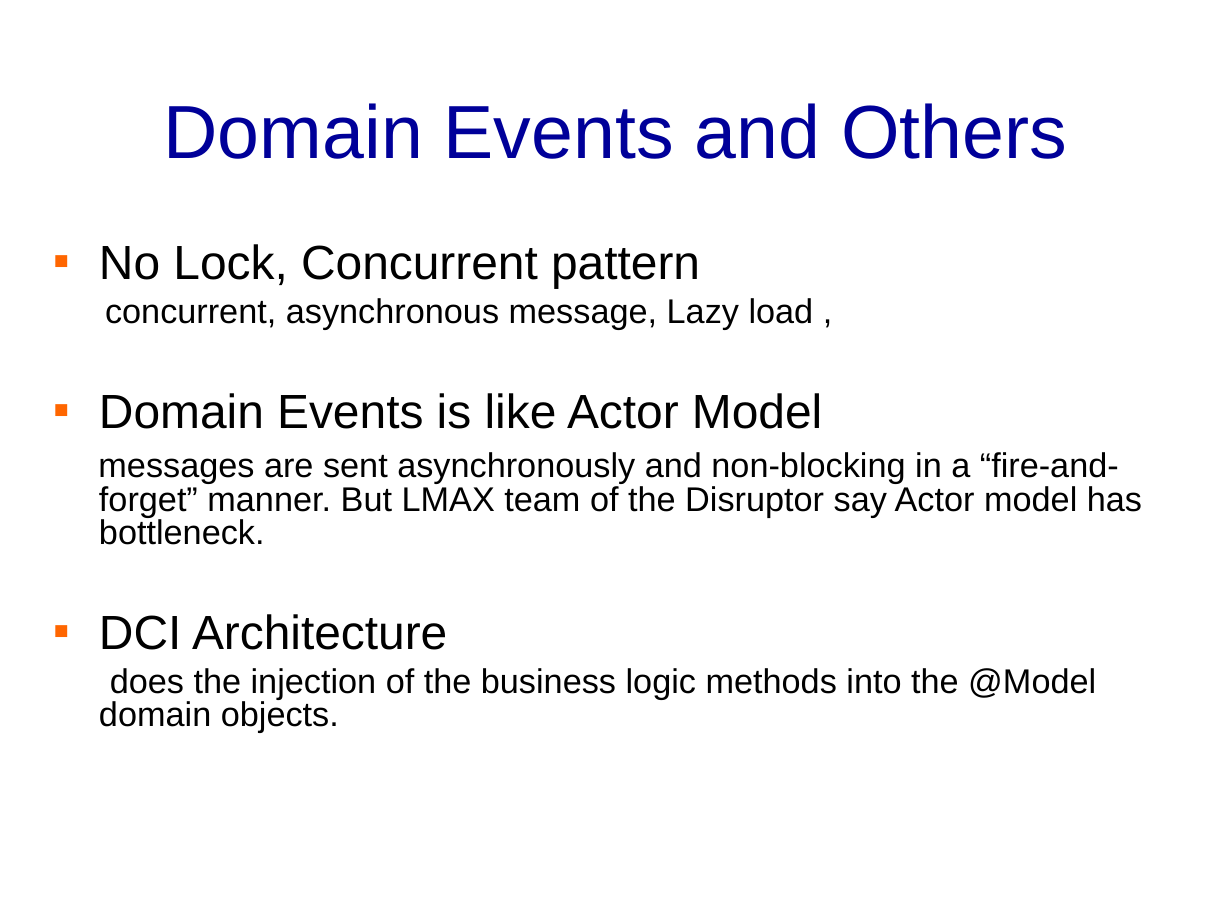
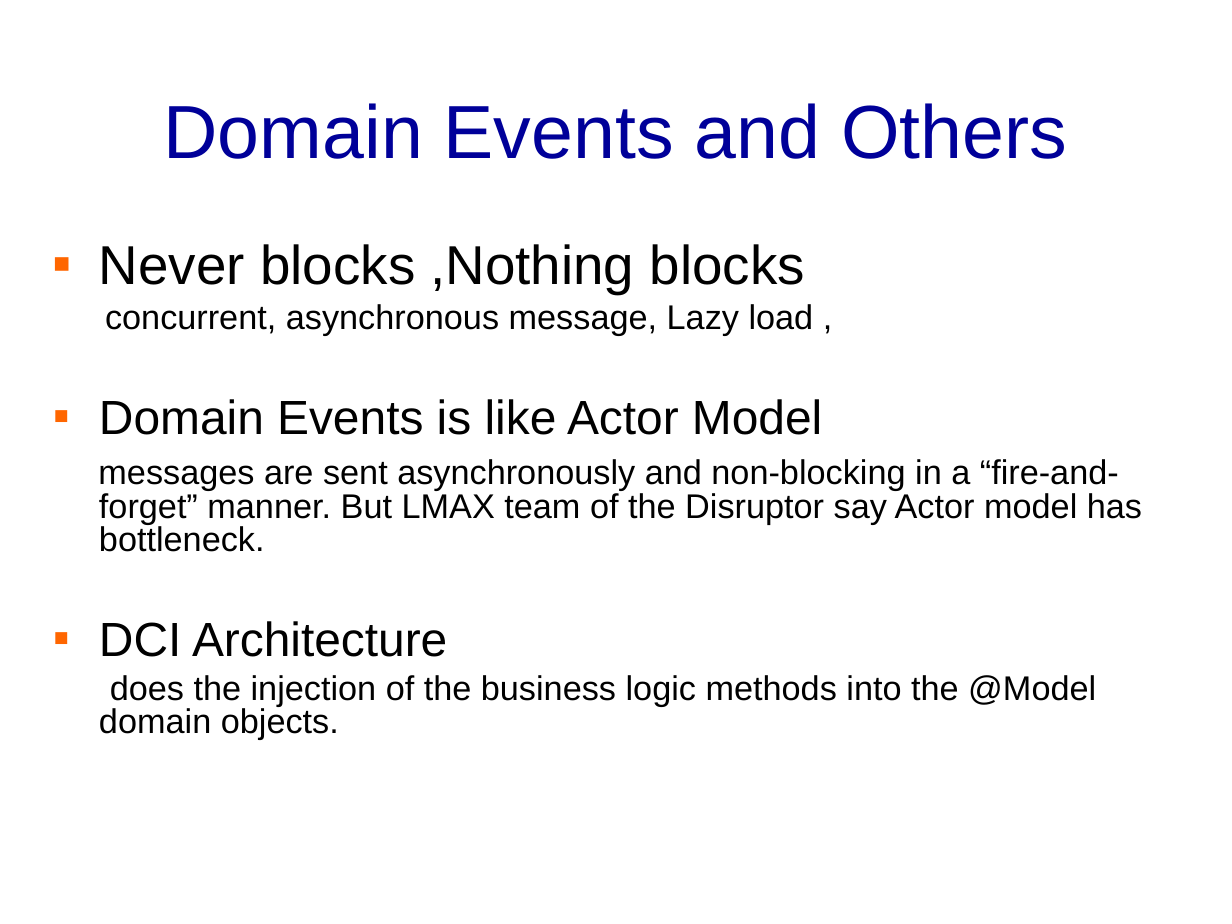
Before and after one commit to banq/jdonframework, a slide deck: slide 36 of doc/english/JdonFramework.ppt. Drawn at 1232x924 pixels with LibreOffice and Linux fonts; fonts in the diff are those of the drawing; background and template pictures are left out. Boxes give left, top, right and bottom in pixels: in the first picture for what was removed or moved away, otherwise in the second. Text is boxed around its words. In the diff, an @@ line names an element or a change of style, - is before the commit and + after.

Commit message:
No Block

```diff
--- a/doc/english/JdonFramework.ppt
+++ b/doc/english/JdonFramework.ppt
@@ text at <box>99,244,805,294</box>: text changed; size 28 to 32 pt @@
-▪ No Lock, Concurrent pattern
+▪ Never blocks ,Nothing blocks
```
Also in this commit, not shown: 1 other slide changed, 10 other files.
